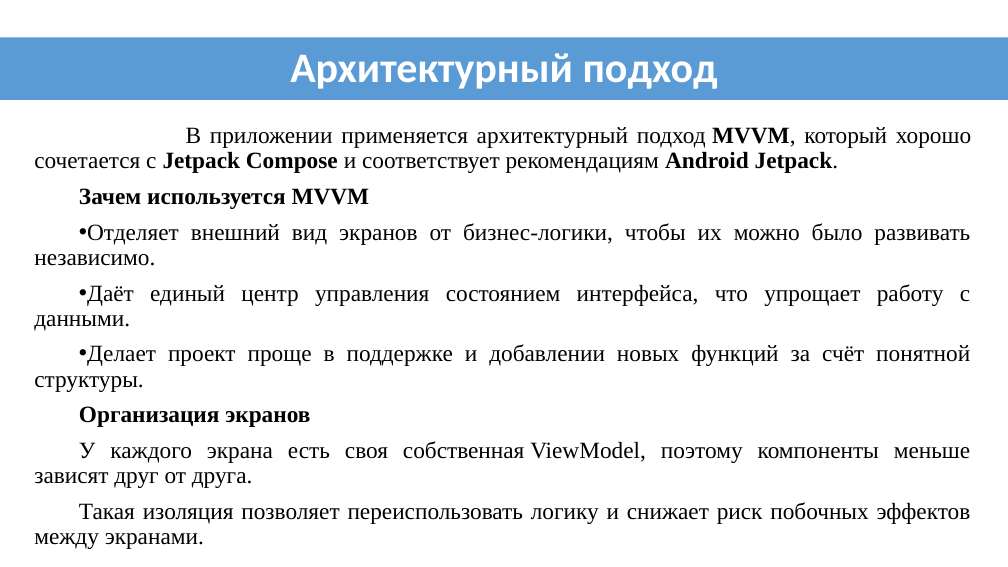
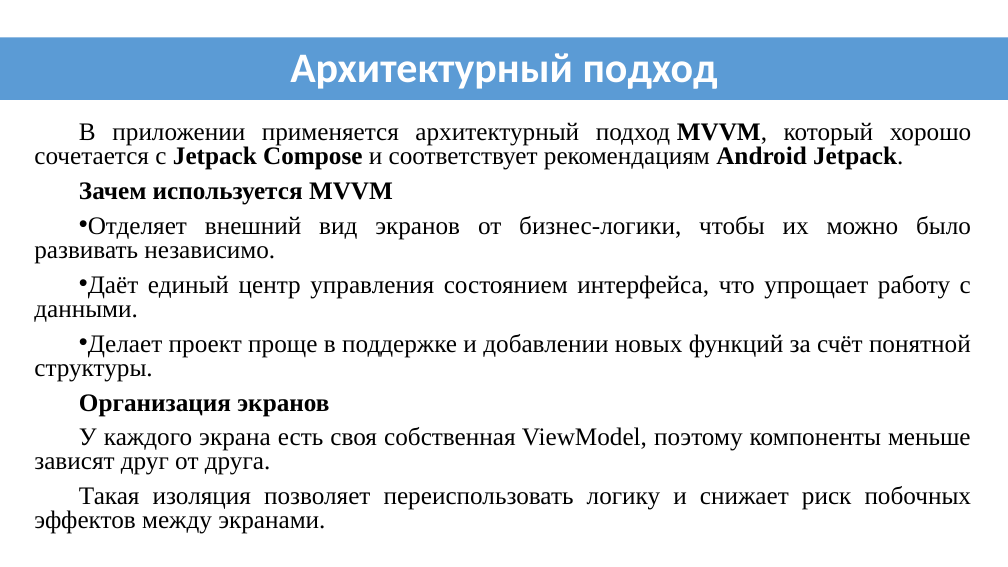
Before and after one commit to mir-yks/ShoeStore, a slide deck: slide 5 of Publication/ShoeStore.pptx. Drawn at 1008x567 pixels with LibreOffice and Linux fonts; fonts in the diff are those of the drawing. Boxes give left, top, right and bottom in pixels: in the first picture for what was removed or moved away, otherwise in the second. Text is boxed around its words. In the diff, an @@ line names an element or a change of style, - is before the commit and + after.

```diff
--- a/Publication/ShoeStore.pptx
+++ b/Publication/ShoeStore.pptx
@@ text "В приложении применяется архитектурный подход ..." at [34,122,972,534]: size 22.2 to 24 pt; line spacing 0.9 to 0.8 @@
```
Also in this commit, not shown: 6 other files.
